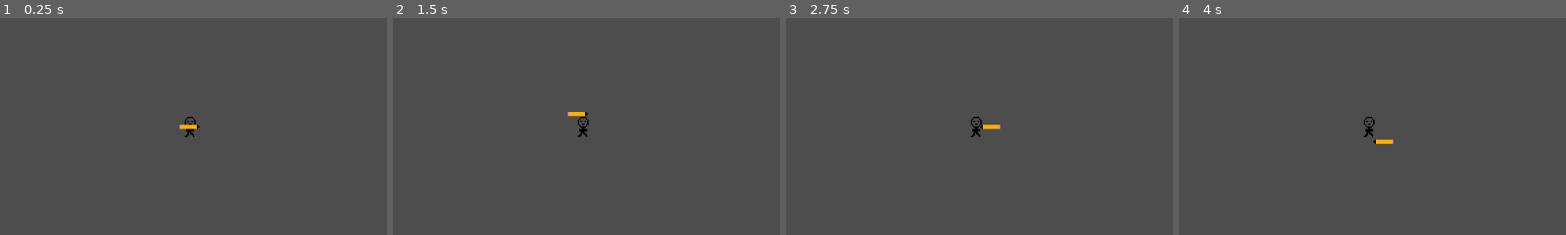
Above: before the commit, frames 1-4 (left to right).
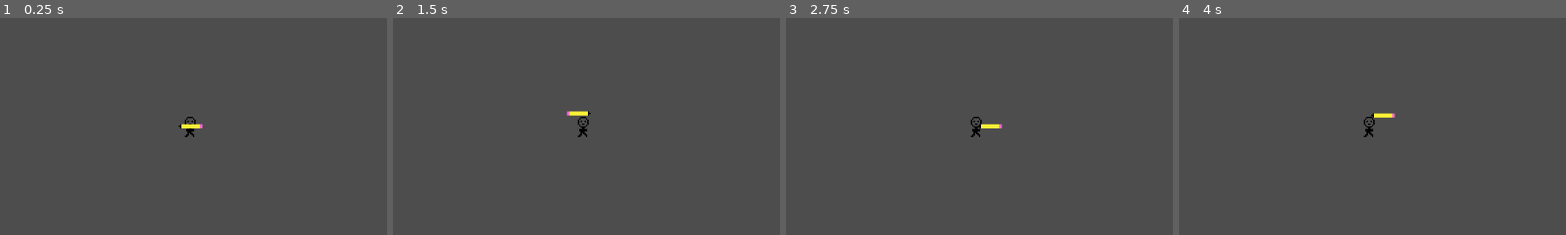
Above: after the commit, the same moments.

Repository: ethanJPope/AP-CSP-2025
Game: Godot game, scene res://Scenes/World.tscn
The game is run twice, just before and just after one commit, with the same random seed, the same clock (stepped at 60 frames per second) and the same inputs.
Inputs:
- Up to frame 1 (0.25 s): no input
- Up to frame 2 (1.5 s): tap Enter at 0.5 s; hold D (Move_Right) from 0.53 s (still down); tap F (Attack) at 0.6, 1.35 s; tap Space (Jump) at 0.77, 1.25 s
- Up to frame 3 (2.75 s): tap Space (Jump) at 1.52 s; tap Enter at 2 s; release D (Move_Right) at 2.03 s; hold A (Move_Left) from 2.03 s (still down); tap F (Attack) at 2.1 s
- Up to frame 4 (4 s): keep holding A (Move_Left); tap Space (Jump) at 2.75, 3.02, 3.77 s; tap F (Attack) at 2.85, 3.6 s; tap Enter at 3.5 s
The pictures show only the part of the screen within x 25-75%, y 24-74%; the shares and areas given below are measured in that part.

The runs differ from the first frame. In frame 1, 0.2% of the frame differs, in the area x 46-53%, y 48-52%; in frame 2, 0.2%; in frame 3, 0.1%; in frame 4, 0.2%, in the area x 49-56%, y 43-59%.

Commit message:
Attacking Fully works
Adds flipping the pencil so you can also use it when attacking

POSSIBLE CHANGES:

- Make pencil longer (more spear-esq)?
- Change attack speed? We'll test for balancing down the line

Diff:
--- a/Pencil_flip/Pencil.tscn
+++ b/Pencil_flip/Pencil.tscn
@@ -1,18 +1,71 @@
-[gd_scene load_steps=7 format=3 uid="uid://bctp548t8tkgk"]
+[gd_scene load_steps=11 format=3 uid="uid://bctp548t8tkgk"]
 
-[ext_resource type="Texture2D" uid="uid://c42if7hs38rwb" path="res://Assets/Pencil.png" id="1_24db8"]
 [ext_resource type="Script" uid="uid://cvmxlplpl81pc" path="res://Scripts/Pencil.gd" id="1_utcuv"]
+[ext_resource type="Texture2D" uid="uid://yongkgnkxfmv" path="res://Assets/Pencil Sprite Sheet.png" id="2_brldm"]
+
+[sub_resource type="AtlasTexture" id="AtlasTexture_kbplk"]
+atlas = ExtResource("2_brldm")
+region = Rect2(17, 0, 17, 17)
+
+[sub_resource type="AtlasTexture" id="AtlasTexture_ppjfx"]
+atlas = ExtResource("2_brldm")
+region = Rect2(0, 0, 17, 17)
+
+[sub_resource type="SpriteFrames" id="SpriteFrames_5jvem"]
+animations = [{
+"frames": [{
+"duration": 1.0,
+"texture": SubResource("AtlasTexture_kbplk")
+}, {
+"duration": 1.0,
+"texture": SubResource("AtlasTexture_ppjfx")
+}],
+"loop": false,
+"name": &"default",
+"speed": 5.0
+}]
 
 [sub_resource type="RectangleShape2D" id="RectangleShape2D_5j8rn"]
-size = Vector2(15, 3)
+size = Vector2(17.5, 3)
 
-[sub_resource type="Animation" id="Animation_q5u1g"]
-resource_name = "Attack"
+[sub_resource type="Animation" id="Animation_brldm"]
+resource_name = "Attack Left"
 length = 0.2
 tracks/0/type = "value"
 tracks/0/imported = false
 tracks/0/enabled = true
-tracks/0/path = NodePath(".:position")
+tracks/0/path = NodePath("..:position")
+tracks/0/interp = 1
+tracks/0/loop_wrap = true
+tracks/0/keys = {
+"times": PackedFloat32Array(0, 0.1, 0.2),
+"transitions": PackedFloat32Array(1, 1, 1),
+"update": 0,
+"values": [Vector2(0, 0), Vector2(-10, 0), Vector2(0, 0)]
+}
+
+[sub_resource type="Animation" id="Animation_ppjfx"]
+length = 0.001
+tracks/0/type = "value"
+tracks/0/imported = false
+tracks/0/enabled = true
+tracks/0/path = NodePath("..:position")
+tracks/0/interp = 1
+tracks/0/loop_wrap = true
+tracks/0/keys = {
+"times": PackedFloat32Array(0),
+"transitions": PackedFloat32Array(1),
+"update": 0,
+"values": [Vector2(0, 0)]
+}
+
+[sub_resource type="Animation" id="Animation_kbplk"]
+resource_name = "Attack Right"
+length = 0.2
+tracks/0/type = "value"
+tracks/0/imported = false
+tracks/0/enabled = true
+tracks/0/path = NodePath("..:position")
 tracks/0/interp = 1
 tracks/0/loop_wrap = true
 tracks/0/keys = {
@@ -22,38 +75,29 @@
 "values": [Vector2(0, 0), Vector2(10, 0), Vector2(0, 0)]
 }
 
-[sub_resource type="Animation" id="Animation_2pybq"]
-length = 0.001
-tracks/0/type = "value"
-tracks/0/imported = false
-tracks/0/enabled = true
-tracks/0/path = NodePath(".:position")
-tracks/0/interp = 1
-tracks/0/loop_wrap = true
-tracks/0/keys = {
-"times": PackedFloat32Array(0),
-"transitions": PackedFloat32Array(1),
-"update": 0,
-"values": [Vector2(0, 0)]
-}
-
-[sub_resource type="AnimationLibrary" id="AnimationLibrary_6lu41"]
+[sub_resource type="AnimationLibrary" id="AnimationLibrary_kbplk"]
 _data = {
-&"Attack": SubResource("Animation_q5u1g"),
-&"RESET": SubResource("Animation_2pybq")
+&"Attack Left": SubResource("Animation_brldm"),
+&"Attack Right": SubResource("Animation_kbplk"),
+&"RESET": SubResource("Animation_ppjfx")
 }
 
 [node name="AnimatableBody2D" type="AnimatableBody2D"]
 script = ExtResource("1_utcuv")
 
-[node name="Sprite2D" type="Sprite2D" parent="."]
-texture = ExtResource("1_24db8")
+[node name="AnimatedSprite2D" type="AnimatedSprite2D" parent="."]
+position = Vector2(0.25, 0)
+scale = Vector2(1.02941, 1)
+sprite_frames = SubResource("SpriteFrames_5jvem")
+frame_progress = 1.0
 
 [node name="CollisionShape2D" type="CollisionShape2D" parent="."]
-position = Vector2(-0.5, 0.5)
+position = Vector2(0.25, 0)
 shape = SubResource("RectangleShape2D_5j8rn")
 
-[node name="AnimationPlayer" type="AnimationPlayer" parent="."]
+[node name="AnimationTree" type="AnimationTree" parent="."]
+
+[node name="AnimationPlayer" type="AnimationPlayer" parent="AnimationTree"]
 libraries = {
-&"": SubResource("AnimationLibrary_6lu41")
+&"": SubResource("AnimationLibrary_kbplk")
 }
--- a/Pencil_flip/Scenes/World.tscn
+++ b/Pencil_flip/Scenes/World.tscn
@@ -15,12 +15,14 @@
 shape = SubResource("RectangleShape2D_0i4ec")
 
 [node name="CharacterBody2D" parent="." instance=ExtResource("1_rab66")]
-position = Vector2(123, -27)
+position = Vector2(-284, -23)
 
 [node name="Camera2D" type="Camera2D" parent="CharacterBody2D"]
 position = Vector2(1, 2)
 zoom = Vector2(2, 2)
+metadata/_edit_lock_ = true
 
 [node name="AnimatableBody2D" parent="CharacterBody2D" instance=ExtResource("2_qarc1")]
 collision_layer = 2
 collision_mask = 2
+metadata/_edit_lock_ = true
--- a/Pencil_flip/Scripts/Pencil.gd
+++ b/Pencil_flip/Scripts/Pencil.gd
@@ -1,12 +1,19 @@
 extends AnimatableBody2D
 
-
+var Direction = "Right"
 
 func _process(float) -> void:
+
+	# Handles attacking
 	if Input.is_action_just_pressed("Attack"):
-		print("I am attacking")
-		$AnimationPlayer.play("Attack")
+		if Direction == "Left":
+			$AnimationTree/AnimationPlayer.play("Attack Left")
+		elif Direction == "Right":
+			$AnimationTree/AnimationPlayer.play("Attack Right")
+		# Switches the direction the pencil is facing, as well as the attacking direction. Works for Left and Right.
 	if Input.is_action_just_pressed("Move_Left"):
-		$Sprite2D.set_flip_h(1)
+		Direction = "Left"
+		$AnimatedSprite2D.set_frame(0)
 	if Input.is_action_just_pressed("Move_Right"):
-		$Sprite2D.set_flip_h(0)
+		Direction = "Right"
+		$AnimatedSprite2D.set_frame(1)
Binary file added: Pencil_flip/Assets/Pencil Sprite Sheet.png
Not shown, added: Pencil_flip/Assets/Pencil Sprite Sheet.png.import
Not shown, added: Pencil_flip/Pencil.tscn229243480.tmp
